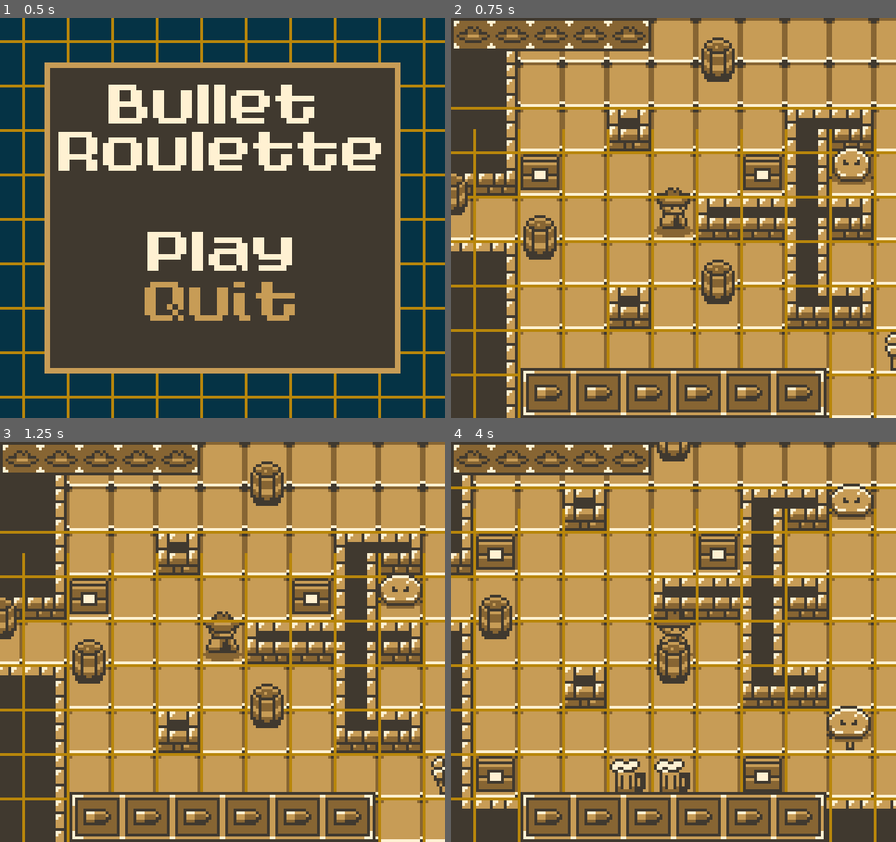
Above: before the commit, frames 1-4 (two rows, left to right).
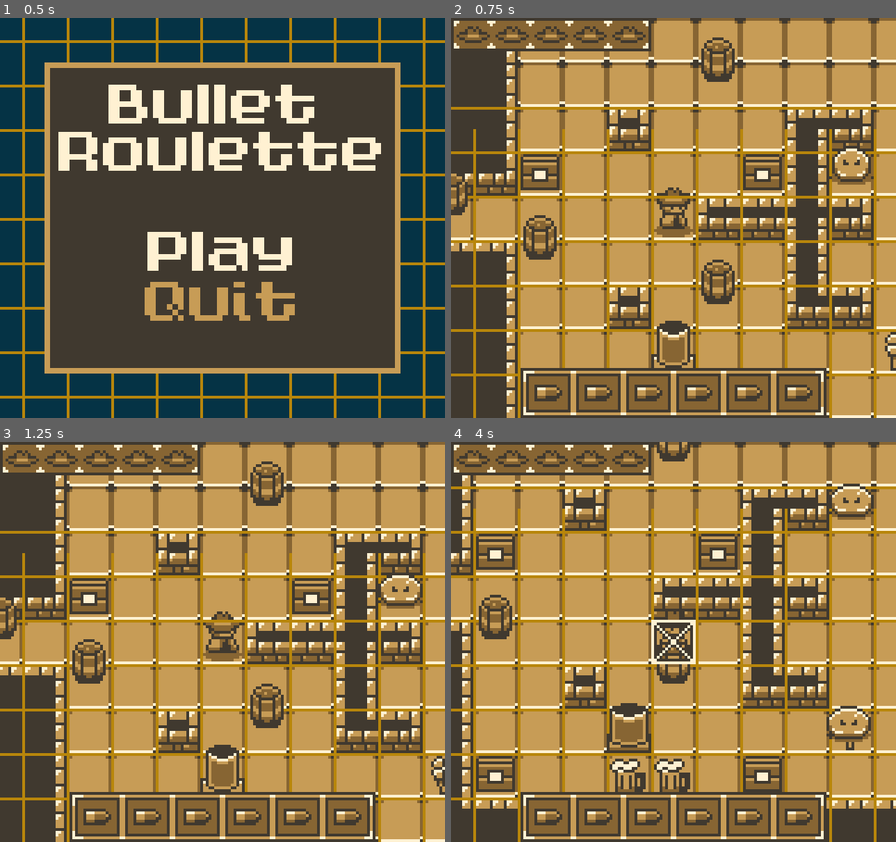
Above: after the commit, the same moments.

Repository: ThGnommy/gb-jam-13
Game: Godot game, scene res://scenes/UI/main_menu.tscn
The game is run twice, just before and just after one commit, with the same random seed, the same clock (stepped at 60 frames per second) and the same inputs.
Inputs:
- Up to frame 1 (0.5 s): no input
- Up to frame 2 (0.75 s): click "Play" at 0.5 s
- Up to frame 3 (1.25 s): no input
- Up to frame 4 (4 s): hold Right (right) 1.28-2.03 s; hold Z (fire) 1.28-2.03 s; hold Down (down) 2.03-2.78 s; tap X (move) at 2.1, 3.6 s; hold Right (right) 2.78-3.53 s; hold Z (fire) 2.78-3.53 s; hold W (shootUp) from 3.53 s (still down)

Frame 1 is identical in both runs. In frame 2, 0.7% of the frame differs, in the area x 45-55%, y 75-88%; in frame 3, 0.7%; in frame 4, 1.6%, in the area x 35-55%, y 44-78%.

Commit message:
Fix Mortar

Diff:
--- a/scenes/levels/FabioTest.tscn
+++ b/scenes/levels/FabioTest.tscn
@@ -6,6 +6,7 @@
 [ext_resource type="Script" uid="uid://dtk71t6jho560" path="res://scenes/scripts/enemyManager.gd" id="3_ecnhu"]
 [ext_resource type="PackedScene" uid="uid://c5yswikogtdy6" path="res://scenes/objects/barrel.tscn" id="4_wpknc"]
 [ext_resource type="Shader" uid="uid://ce3l41fe36x0c" path="res://shaders/palette_swap.gdshader" id="5_bux3u"]
+[ext_resource type="PackedScene" uid="uid://bn7cnddwruav2" path="res://scenes/objects/mortar.tscn" id="6_cssd7"]
 [ext_resource type="Texture2D" uid="uid://c377mmmtxjhuc" path="res://assets/sprites/Palette/BrownPalette.png" id="6_ojt4a"]
 [ext_resource type="PackedScene" uid="uid://bbjeql1p5x66x" path="res://scenes/objects/slime.tscn" id="7_iumyk"]
 [ext_resource type="Texture2D" uid="uid://bkbqm608d7a5f" path="res://assets/sprites/Environment/TileSet.png" id="8_jtsux"]
@@ -432,6 +433,12 @@
 position = Vector2(352, 16)
 animation_speed = 3.0
 
+[node name="Mortar" parent="Enemies" instance=ExtResource("6_cssd7")]
+position = Vector2(288, 80)
+
+[node name="Cowboy" parent="Enemies" instance=ExtResource("17_oumif")]
+position = Vector2(400, 32)
+
 [node name="WallsLayer" type="TileMapLayer" parent="."]
 unique_name_in_owner = true
 z_index = -2
@@ -493,7 +500,4 @@
 [node name="Shotgun-pickup6" parent="." instance=ExtResource("14_oumif")]
 position = Vector2(304, 112)
 
-[node name="Cowboy" parent="." instance=ExtResource("17_oumif")]
-position = Vector2(400, 32)
-
 [connection signal="belt_changed" from="Player" to="CanvasLayer/BulletBelt" method="_on_player_belt_changed"]
--- a/scenes/objects/mortar.tscn
+++ b/scenes/objects/mortar.tscn
@@ -1,8 +1,9 @@
-[gd_scene load_steps=12 format=3 uid="uid://bn7cnddwruav2"]
+[gd_scene load_steps=13 format=3 uid="uid://bn7cnddwruav2"]
 
 [ext_resource type="Script" uid="uid://bg5qylqhv2cdy" path="res://scenes/scripts/mortar.gd" id="1_u5dyp"]
 [ext_resource type="PackedScene" uid="uid://cyd3qfm83ijsf" path="res://HealthComponent.tscn" id="2_38qr1"]
 [ext_resource type="Texture2D" uid="uid://d4gvrpwmiibup" path="res://assets/sprites/Enemies/Cannon-Sheet.png" id="3_aeg4x"]
+[ext_resource type="AudioStream" uid="uid://dkjhota1tcd00" path="res://assets/audio/SFX/Shoot.wav" id="4_aeg4x"]
 
 [sub_resource type="RectangleShape2D" id="RectangleShape2D_2147m"]
 size = Vector2(16, 16)
@@ -91,7 +92,9 @@
 position = Vector2(0, -4)
 sprite_frames = SubResource("SpriteFrames_q574h")
 animation = &"idle"
-autoplay = "idle"
 metadata/_edit_group_ = true
 
+[node name="ShootAudioStream" type="AudioStreamPlayer2D" parent="."]
+stream = ExtResource("4_aeg4x")
+
 [connection signal="animation_finished" from="AnimatedSprite2D" to="." method="_on_animated_sprite_2d_animation_finished"]
--- a/scenes/scripts/mortar.gd
+++ b/scenes/scripts/mortar.gd
@@ -11,7 +11,7 @@
 var state = 0
 
 var max_range = 7
-var min_range = 2
+var min_range = 1
 var aiming : Vector2
 var target_marker_animation : AnimatedSprite2D
 
@@ -36,9 +36,7 @@
 			BulletFactory.shoot_bullet_at_range("Mortar", position, direction, target_range, self)
 			$ShootAudioStream.play()
 			destroy_target_marker()
-			$AnimatedSprite2D.animation = "shooting"
-			await $AnimatedSprite2D.animation_finished
-			$AnimatedSprite2D.animation = "idle"
+			$AnimatedSprite2D.play("shooting")
 		else:
 			print("No target marker to shoot at!")
 			# Still pass the turn if there's no target marker
@@ -69,7 +67,7 @@
 
 	# Add the target sprite to the main scene tree
 	get_tree().get_root().add_child(target_marker_animation)
-	$AnimatedSprite2D.animation = "loading"
+	$AnimatedSprite2D.play("loading")
 func _pass_turn():
 	TurnManager.remove_entity_from_current_turn(self)
 	TurnManager.try_update_to_next_turn()
@@ -77,3 +75,8 @@
 func get_target_range() -> int:
 	var target_range = abs(position-aiming).length() / GridManager.CELL_SIZE
 	return target_range
+
+
+func _on_animated_sprite_2d_animation_finished() -> void:
+	if ($AnimatedSprite2D.animation == "shooting"):
+		$AnimatedSprite2D.play("idle")
Not shown: 1 places in scenes/levels/FabioTest.tscn that only renumber resources
